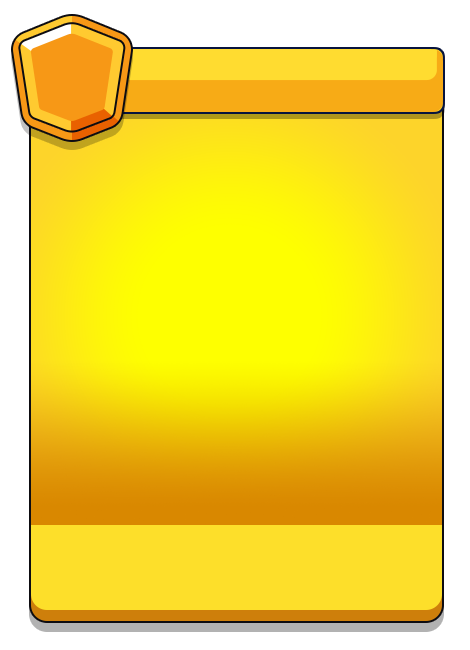
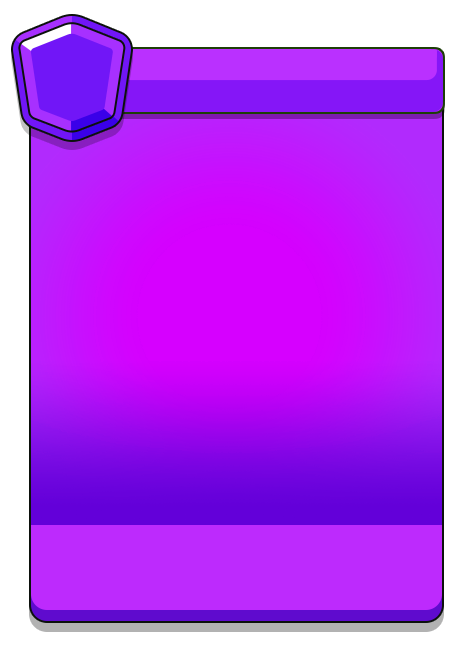
Layer changes from the first 470 x 650 image to the second:
removed group "1" (49 layers) over [11, 14, 445, 621]
removed group "CharacterLevelMax" (6 layers) from group "1" over [11, 14, 444, 150]
removed layer "level copia" from group "CharacterLevelMax" over [11, 14, 133, 150]
removed layer "bar copia" from group "CharacterLevelMax" over [66, 49, 443, 112]
removed group "bg" (1st of 4, in "1" › "CharacterLevelMax") (1 layers) from group "CharacterLevelMax" over [65, 48, 444, 113]
removed layer "bg" (2nd of 4, in "1" › "CharacterLevelMax" › "bg") from group "bg" over [65, 48, 444, 113]
removed group "frame" (6 layers) from group "1" over [11, 24, 445, 621]
removed layer "name_bg" from group "frame" over [31, 525, 442, 610]
moved "shadow" out of group "frame", painted on it over [11, 14, 445, 623]
removed layer "glow" from group "frame" over [15, 77, 445, 556]
removed layer "bg" (3rd of 4, in "1" › "frame") from group "frame" over [31, 50, 442, 610]
removed layer "bg" (4th of 4, in "1" › "frame") from group "frame" over [31, 50, 442, 621]
